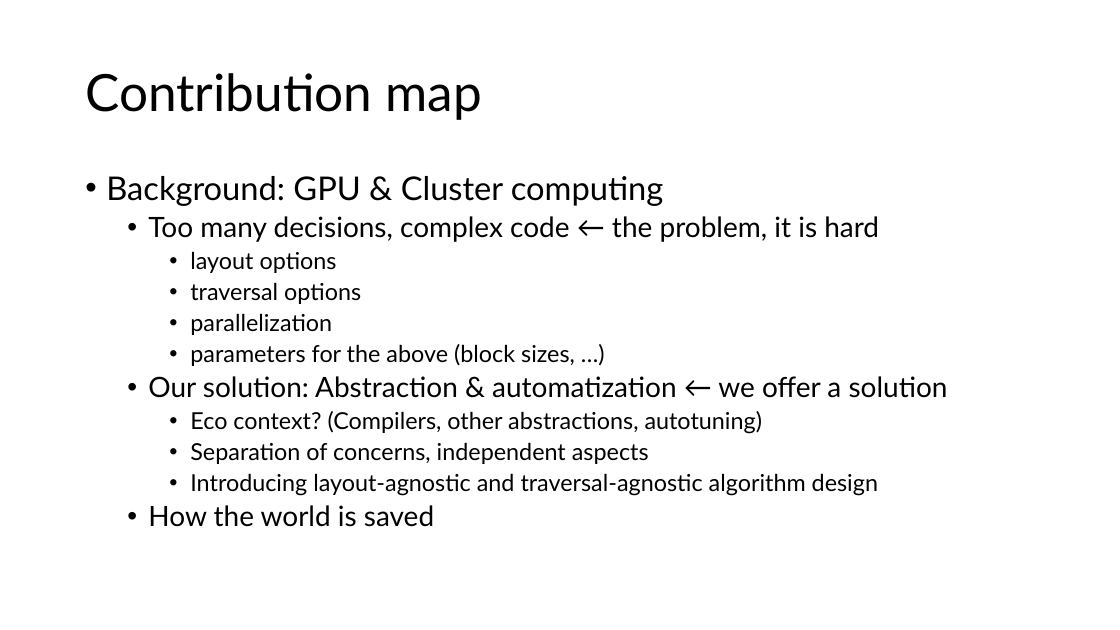
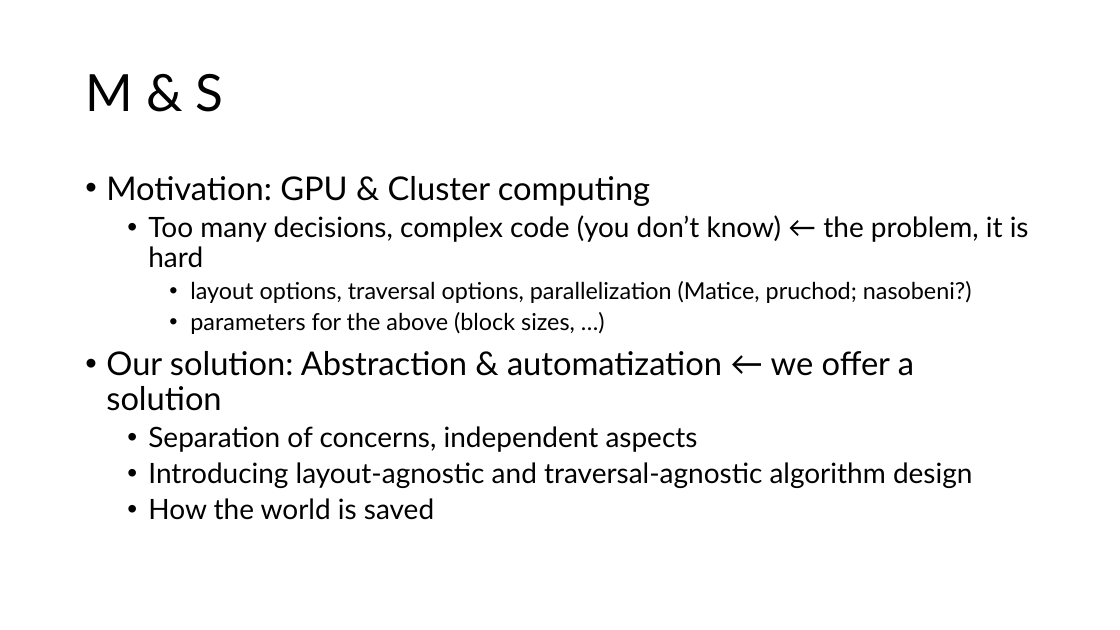
Before and after one commit to jiriklepl/phd-thesis, a slide deck: slide 3 of slides/Optimizing Memory Layouts and Traversal Orders in High-Performance Computing.pptx (slide 2 before the commit). Drawn at 1120x630 pixels with LibreOffice and Linux fonts; fonts in the diff are those of the drawing. Boxes give left, top, right and bottom in pixels: in the first picture for what was removed or moved away, otherwise in the second. Text is boxed around its words. In the diff, an @@ line names an element or a change of style, - is before the commit and + after.

```diff
--- a/slides/Optimizing Memory Layouts and Traversal Orders in High-Performance Computing.pptx
+++ b/slides/Optimizing Memory Layouts and Traversal Orders in High-Performance Computing.pptx
@@ title at box(85, 73, 224, 112): text changed @@
-Contribution map
+M & S
@@ text at box(106, 176, 1029, 303): text changed; size 24 to 20 pt @@
-• Background: GPU & Cluster computing
-  • Too many decisions, complex code ← the problem, it is hard
-    • layout options
-    • traversal options
-    • parallelization
+• Motivation: GPU & Cluster computing
+  • Too many decisions, complex code (you don’t know) ← the problem, it is hard
+    • layout options, traversal options, parallelization (Matice, pruchod; nasobeni?)
@@ text at box(106, 351, 973, 488): size 24 to 28 pt in "Our solution: Abstraction & automatization ← we ..."; size 20 to 24 pt in "Separation of concerns, independent aspects", "Introducing layout-agnostic and traversal-agnostic algorithm ..."; list level 2 to 1 in "Our solution: Abstraction & automatization ..."; list level 3 to 2 in "Separation of concerns, independent aspects"; list level 3 to 2 in "Introducing layout-agnostic and traversal-agnostic algorithm ..." @@
@@ text at box(190, 411, 762, 434): paragraph removed @@
-    • Eco context? (Compilers, other abstractions, autotuning)
```
Also in this commit, not shown: 2 other slides changed, 2 slides added, 1 slide removed.
